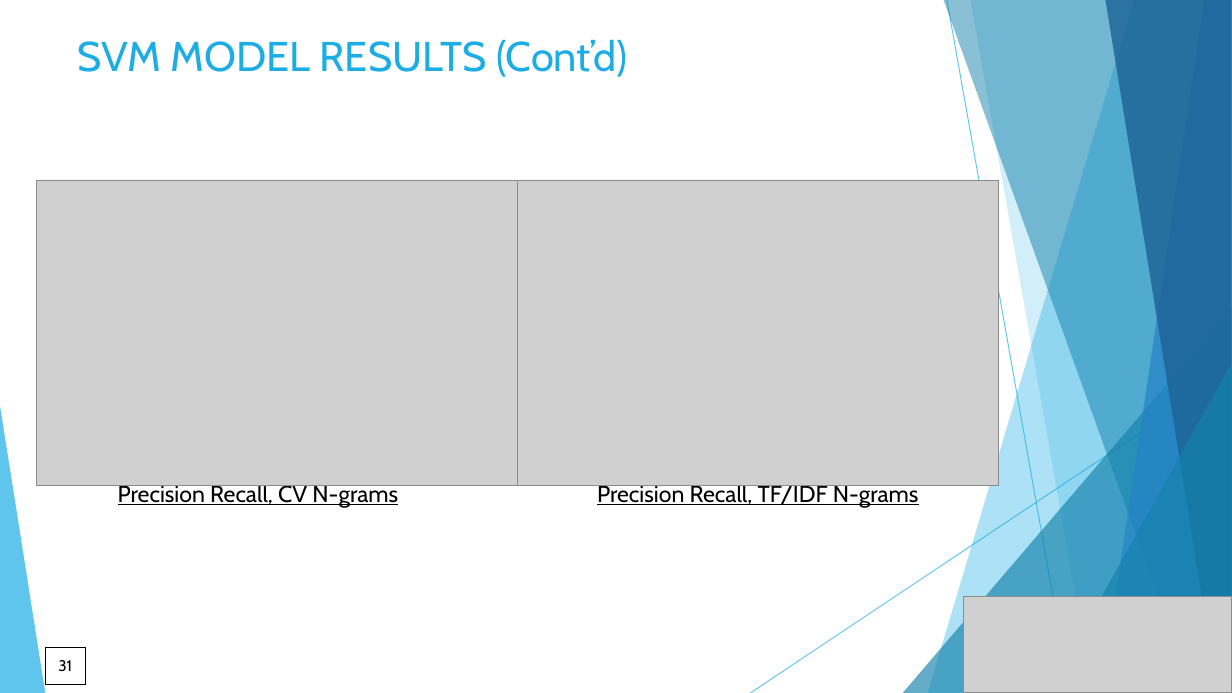
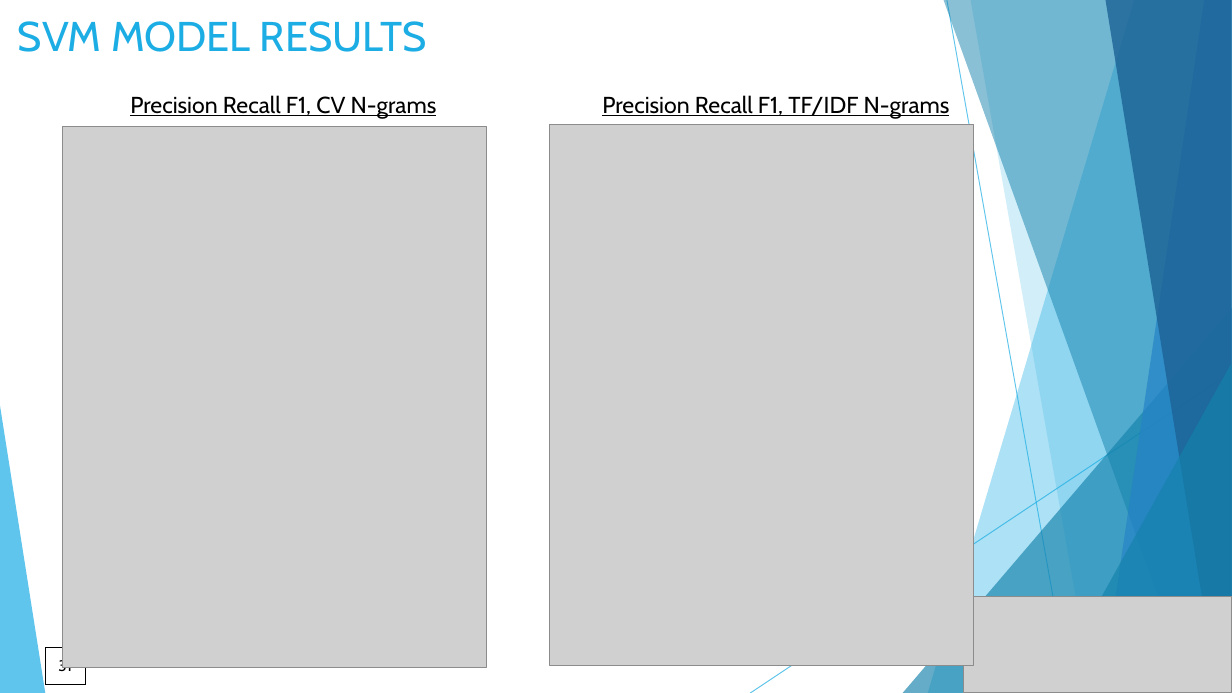
Before and after one commit to DataKnightsAI/Text-Classification-for-News-Summaries, a slide deck: slide 31 of CSML-1010-Group 20-project milestone 1.pptx. Drawn at 1232x693 pixels with LibreOffice and Linux fonts; fonts in the diff are those of the drawing; grey boxes stand for pictures. Boxes give left, top, right and bottom in pixels: in the first picture for what was removed or moved away, otherwise in the second. Text is boxed around its words. In the diff, an @@ line names an element or a change of style, - is before the commit and + after.

```diff
--- a/CSML-1010-Group 20-project milestone 1.pptx
+++ b/CSML-1010-Group 20-project milestone 1.pptx
@@ title at (18, 21, 427, 52): text changed @@
-SVM MODEL RESULTS (Cont’d)
+SVM MODEL RESULTS
@@ text at (130, 95, 437, 119): text changed @@
-Precision Recall, CV N-grams
+Precision Recall F1, CV N-grams
@@ text at (602, 95, 950, 119): text changed @@
-Precision Recall, TF/IDF N-grams
+Precision Recall F1, TF/IDF N-grams
@@ picture: place and size @@
-picture at (36, 180, 518, 486)
+picture at (63, 126, 487, 667)
@@ picture: place and size @@
-picture at (518, 180, 999, 486)
+picture at (550, 124, 974, 665)
```
Also in this commit, not shown: 2 other slides changed, 5 slides added, 2 other files.
